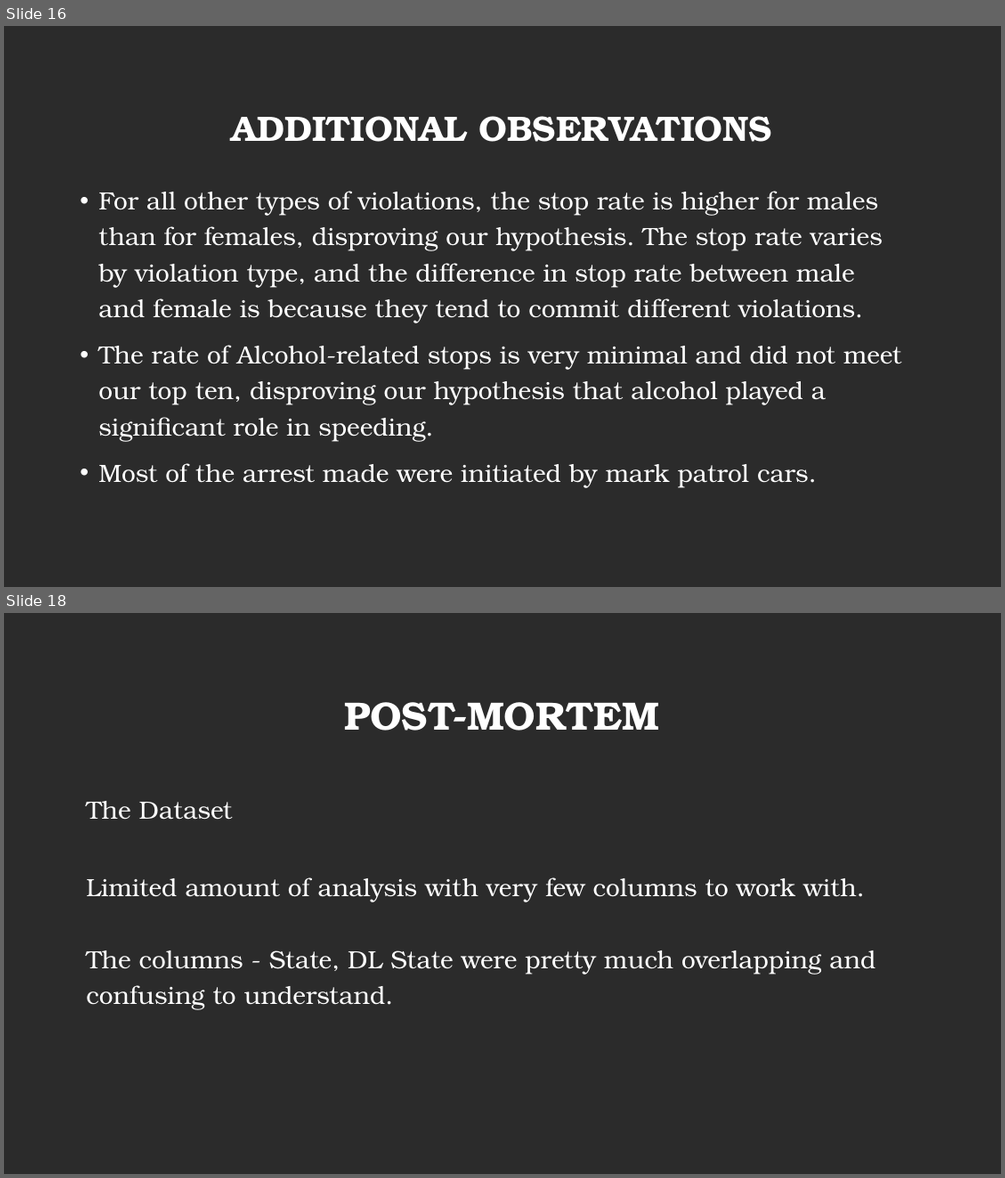
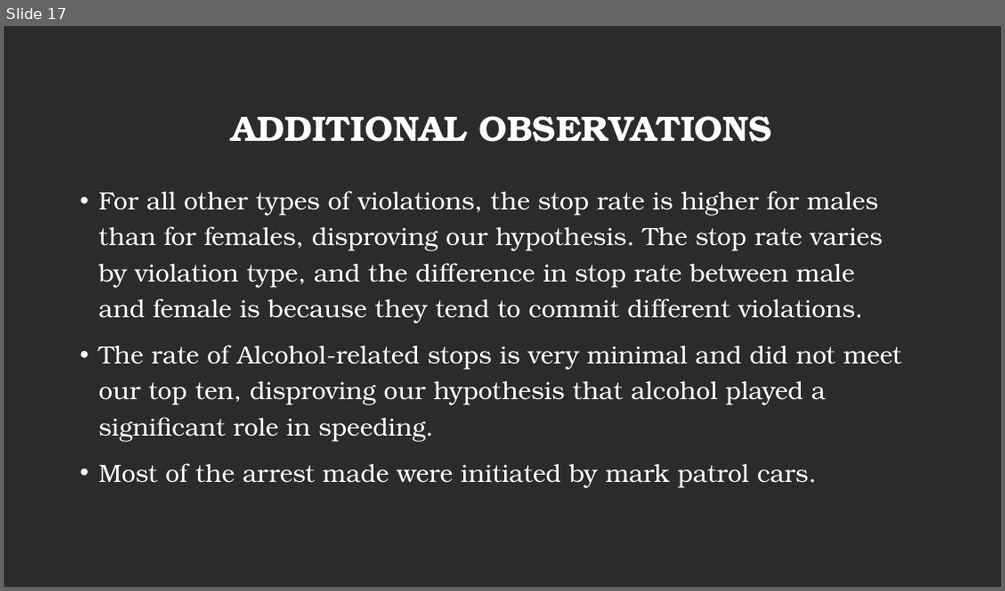
Before and after one commit to bhaveshnema/Project-Traffic-Violations, a slide deck: TeamProject1_TrafficViolationMD.pptx. Shown one above the other, each under a label of ours: slides 16 and 18 before the commit, slide 17 after it; the slides between them are not shown. The pictures are 1005x1178 and 1005x591 pixels, drawn with LibreOffice and Linux fonts; fonts in the diff are those of the drawing; background and template pictures are left out; a plain dark background stands for a picture behind light text. Boxes give left, top, right and bottom in pixels: in the first picture for what was removed or moved away, otherwise in the second. Text is boxed around its words. In the diff, an @@ line names an element or a change of style, - is before the commit and + after.

```diff
--- a/TeamProject1_TrafficViolationMD.pptx
+++ b/TeamProject1_TrafficViolationMD.pptx
@@ slide 18 removed at box(4, 613, 1001, 1174), background picture (left out) @@
@@ title removed at box(344, 702, 659, 730) @@
-POST-MORTEM
@@ text removed at box(86, 801, 875, 1010) @@
-The Dataset
-Limited amount of analysis with very few columns to work with.
-The columns - State, DL State were pretty much overlapping and confusing to understand.
@@ what was slide 16 is now slide 17 @@
```
Also in this commit, not shown: 6 slides changed, 2 slides added.
